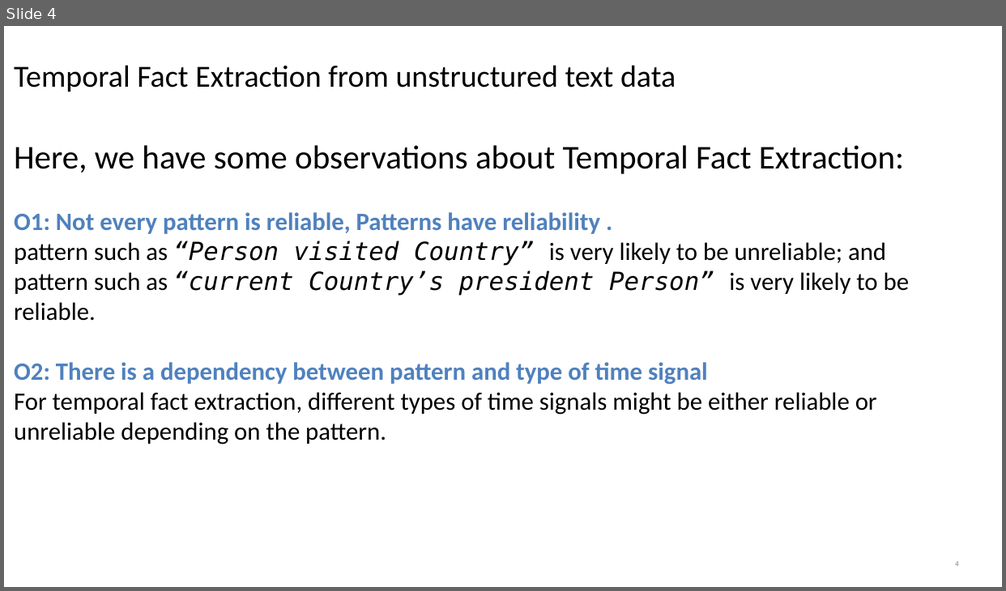
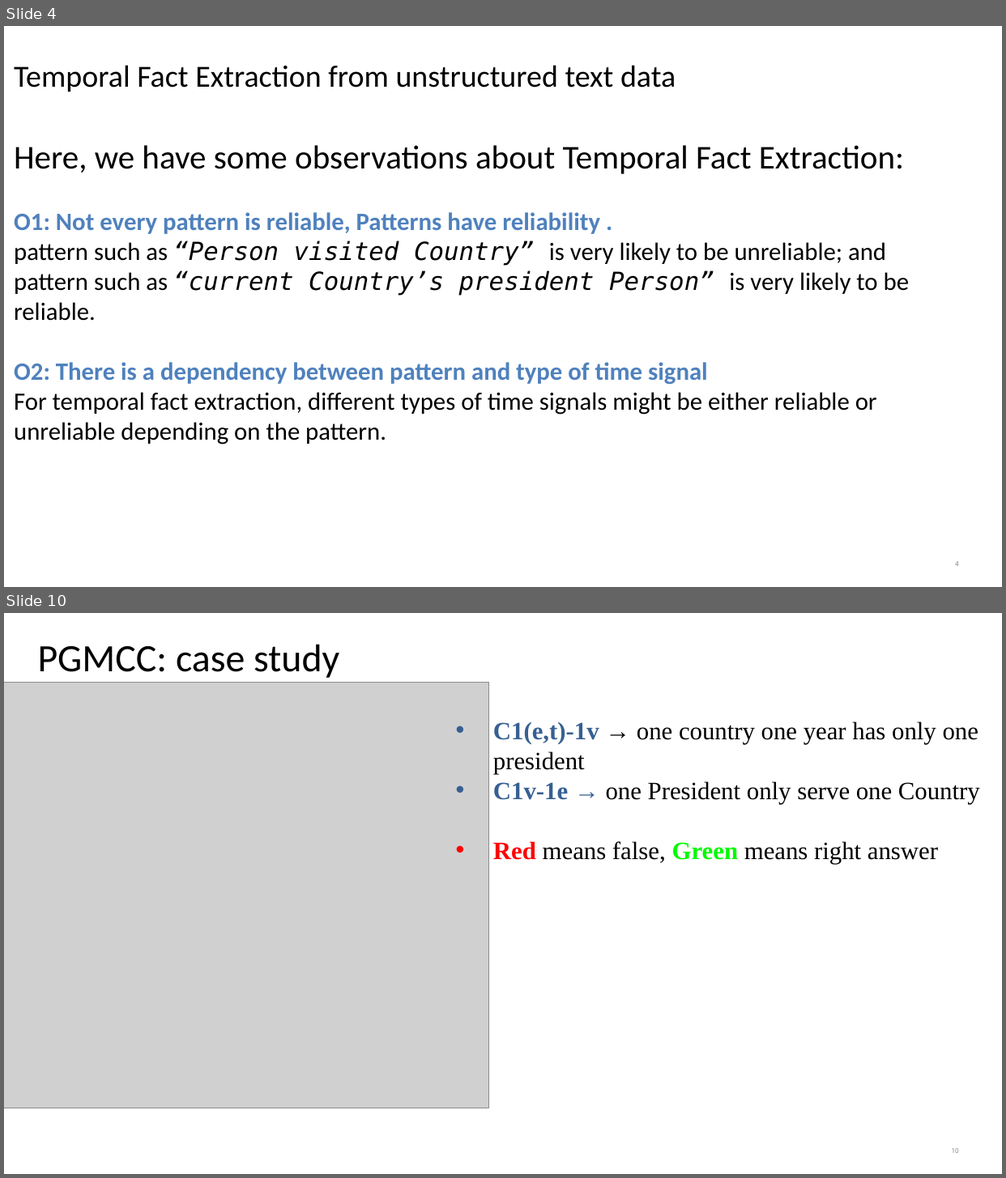
Before and after one commit to zhouyang98/zhouyang98.github.io, a slide deck: PGMCC-www2020.ppt. Shown one above the other, each under a label of ours: slide 4 before the commit, slides 4 and 10 after it; the slides between them are not shown. The pictures are 1006x591 and 1006x1178 pixels, drawn with LibreOffice and Linux fonts; fonts in the diff are those of the drawing; grey boxes stand for pictures; background and template pictures are left out. Boxes give left, top, right and bottom in pixels: in the first picture for what was removed or moved away, otherwise in the second. Text is boxed around its words. In the diff, an @@ line names an element or a change of style, - is before the commit and + after.

```diff
--- a/PGMCC-www2020.ppt
+++ b/PGMCC-www2020.ppt
@@ slide 10 added at (x1=4, y1=613, x2=1002, y2=1174), background picture (left out) @@
@@ title added at (x1=38, y1=644, x2=339, y2=678), 28 pt, text #000000 @@
+PGMCC: case study
@@ picture added at (x1=4, y1=682, x2=489, y2=1108) @@
@@ text added at (x1=493, y1=722, x2=980, y2=864), 18 pt, text #000000 @@
+• C1(e,t)-1v → one country one year has only one president
+• C1v-1e → one President only serve one Country
+• Red means false, Green means right answer
@@ page number added at (x1=952, y1=1148, x2=959, y2=1153), 4.8 pt, text #898989 @@
+10
```
Also in this commit, not shown: 4 slides changed, 2 other slides added, 3 slides removed, 3 other files.
